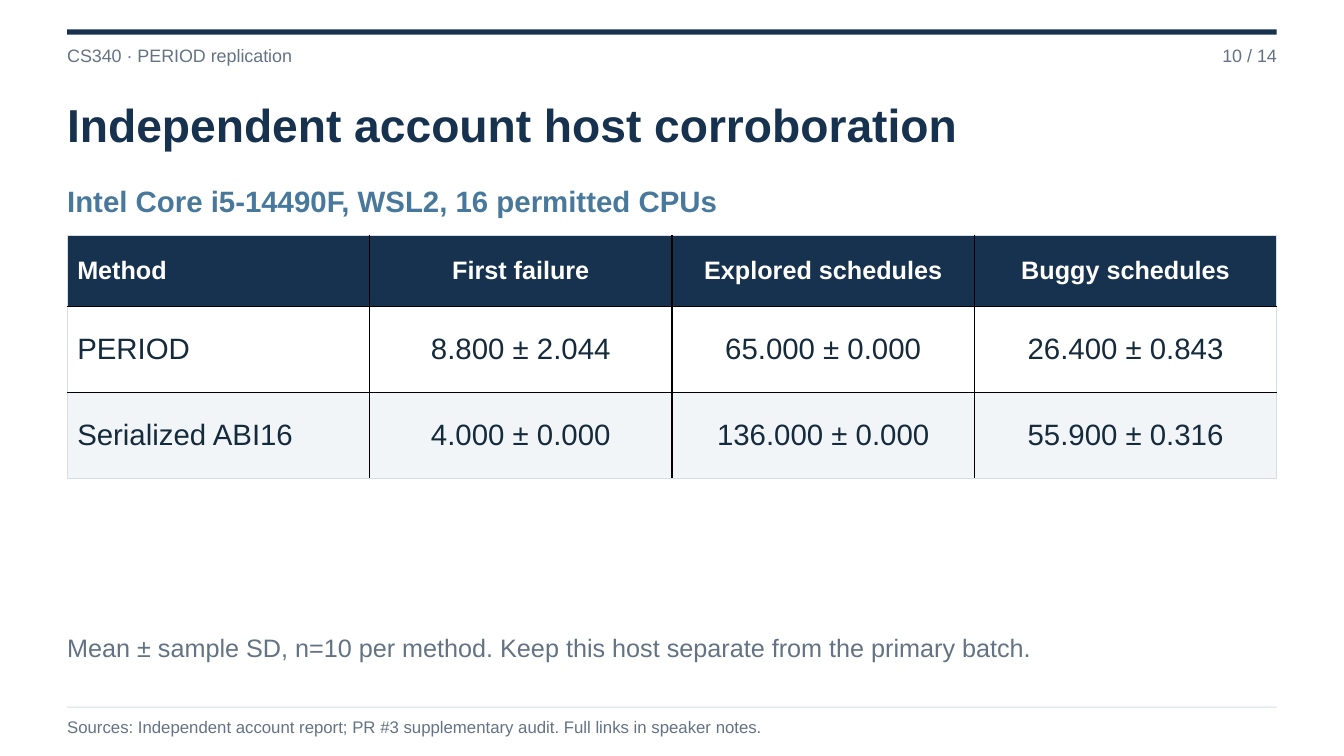
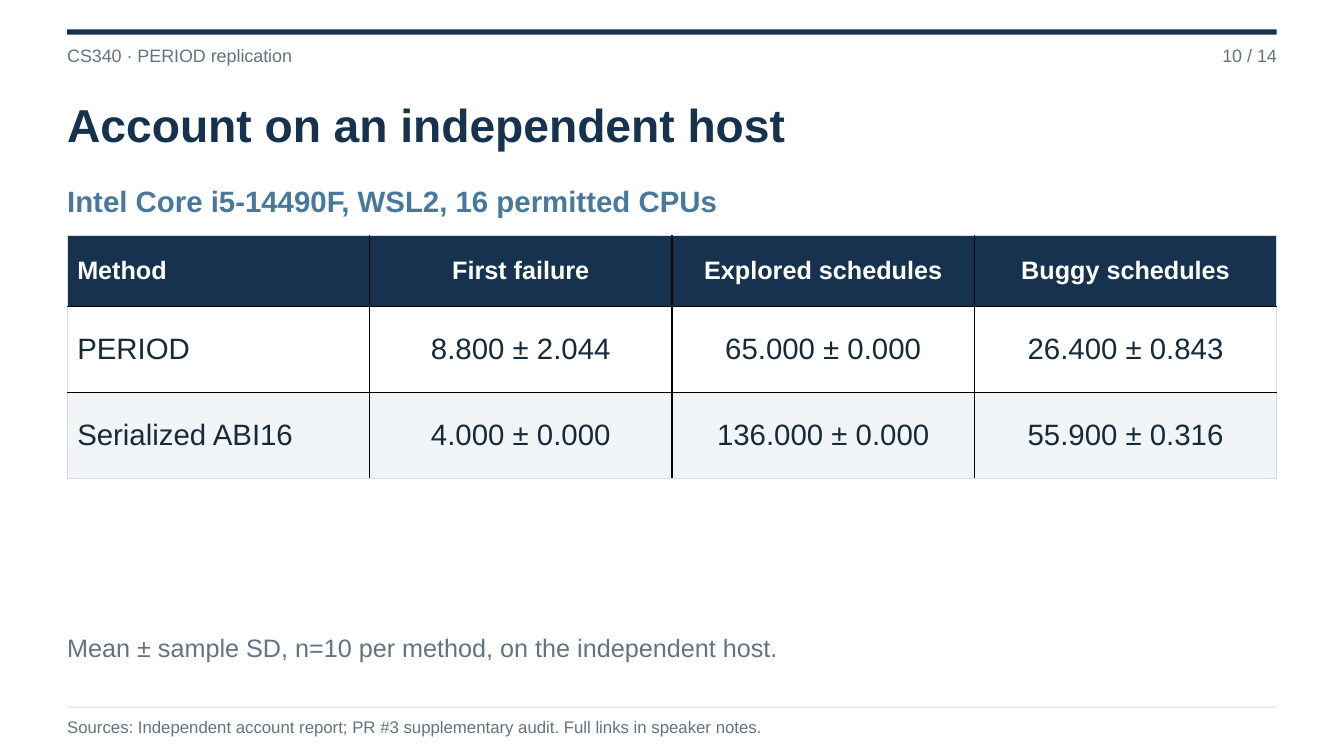
Before and after one commit to Sasuke-666/CS340-Research-Paper-Replication, a slide deck: slide 10 of submission/CS340_PERIOD_Final_Presentation_20261124.pptx. Drawn at 1344x756 pixels with LibreOffice and Linux fonts; fonts in the diff are those of the drawing. Boxes give left, top, right and bottom in pixels: in the first picture for what was removed or moved away, otherwise in the second. Text is boxed around its words. In the diff, an @@ line names an element or a change of style, - is before the commit and + after.

```diff
--- a/submission/CS340_PERIOD_Final_Presentation_20261124.pptx
+++ b/submission/CS340_PERIOD_Final_Presentation_20261124.pptx
@@ text at [67, 108, 785, 152]: text changed @@
-Independent account host corroboration
+Account on an independent host
@@ text at [67, 639, 778, 662]: text changed @@
-Mean ± sample SD, n=10 per method. Keep this host separate from the primary batch.
+Mean ± sample SD, n=10 per method, on the independent host.
```
Also in this commit, not shown: 7 other slides changed, 7 other files.
